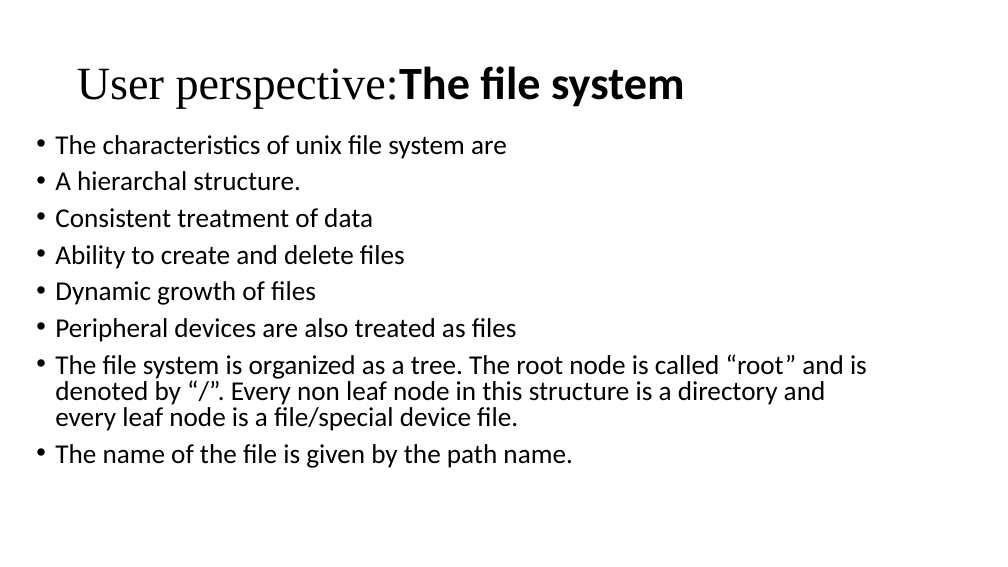
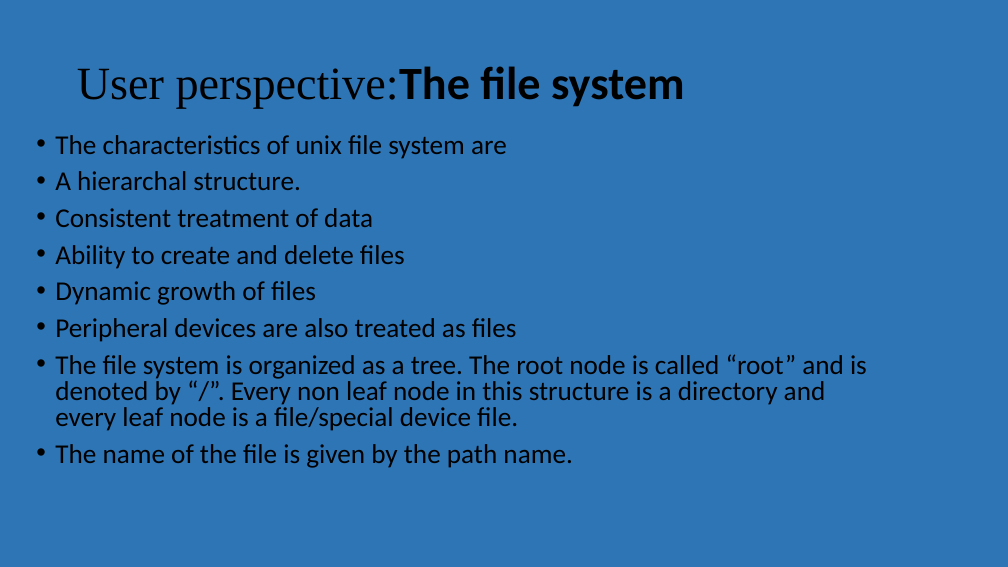
Before and after one commit to HighnessAtharva/Sem-VI, a slide deck: slide 13 of Linux and Unix/Unit 1.pptx. Drawn at 1008x567 pixels with LibreOffice and Linux fonts; fonts in the diff are those of the drawing. Boxes give left, top, right and bottom in pixels: in the first picture for what was removed or moved away, otherwise in the second. Text is boxed around its words. In the diff, an @@ line names an element or a change of style, - is before the commit and + after.

```diff
--- a/Linux and Unix/Unit 1.pptx
+++ b/Linux and Unix/Unit 1.pptx
@@ background #FFFFFF to #2E75B6 @@
```
Also in this commit, not shown: 19 other slides changed, 28 other files.
